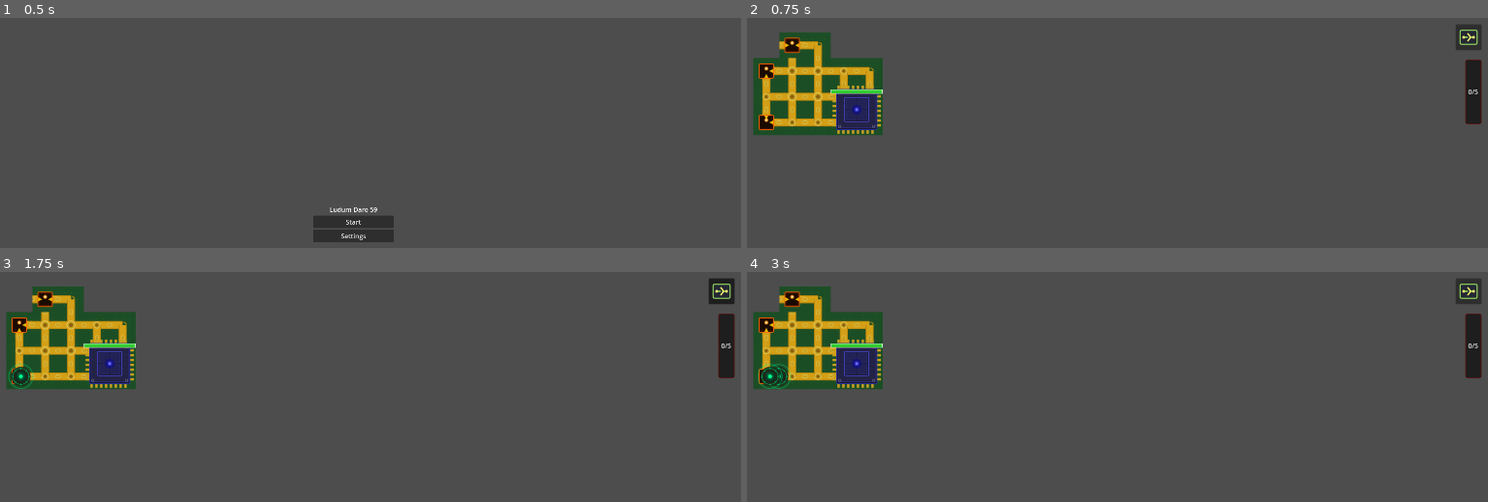
Above: before the commit, frames 1-4 (two rows, left to right).
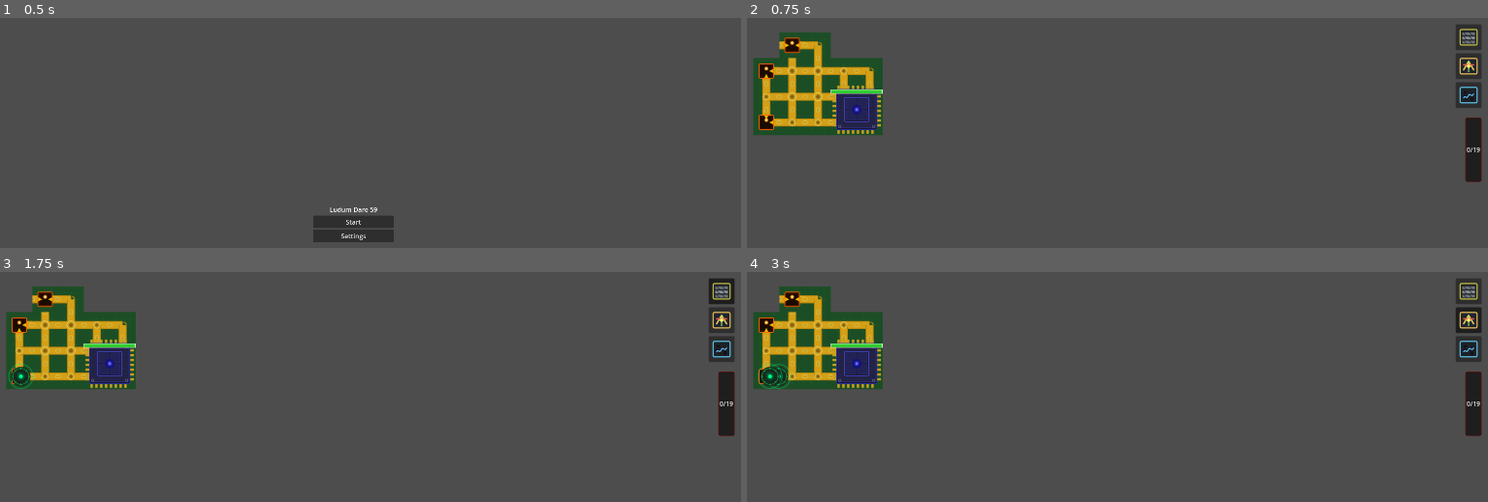
Above: after the commit, the same moments.

Repository: ProfessorLayton322/ldjam_59
Game: Godot game, scene res://scenes/menu.tscn
Same seed, same stepped clock (60 frames per second), same inputs: the game is played once before the commit and once after it.
Inputs (mouse positions are in pixels of both pictures, inside the frame that each line leads up to):
- Up to frame 1 (0.5 s): no input
- Up to frame 2 (0.75 s): click "Start" at 0.5 s
- Up to frame 3 (1.75 s): click (718, 290) at 1.27 s
- Up to frame 4 (3 s): click (1465, 290) at 2.02 s; click (1465, 320) at 2.77 s

Frame 1 is identical in both runs. In frame 2, 1.3% of the frame differs, in the area x 95-100%, y 4-72%; in frame 3, 1.3%; in frame 4, 1.4%.

Commit message:
Special gates initial implementation

Diff:
--- /dev/null
+++ b/ludum-dare-59/assets/textures/gates/ballista_gate.svg
@@ -0,0 +1,8 @@
+<svg xmlns="http://www.w3.org/2000/svg" viewBox="0 0 64 64" width="64" height="64">
+  <rect x="8" y="10" width="48" height="44" rx="4" fill="#1f2530" stroke="#ffcf5a" stroke-width="3"/>
+  <path d="M18 42 L32 18 L46 42" fill="none" stroke="#ffcf5a" stroke-width="4" stroke-linecap="round" stroke-linejoin="round"/>
+  <path d="M18 28 H46" stroke="#e95b4a" stroke-width="4" stroke-linecap="round"/>
+  <path d="M32 18 V48" stroke="#9be564" stroke-width="3" stroke-linecap="round"/>
+  <circle cx="32" cy="32" r="5" fill="#f9f871"/>
+  <text x="32" y="61" font-family="monospace" font-size="7" fill="#ffcf5a" text-anchor="middle">BALL</text>
+</svg>
--- /dev/null
+++ b/ludum-dare-59/assets/textures/gates/barricade.svg
@@ -0,0 +1,8 @@
+<svg xmlns="http://www.w3.org/2000/svg" viewBox="0 0 64 64" width="64" height="64">
+  <rect x="8" y="10" width="48" height="44" rx="4" fill="#20242a" stroke="#d6d44a" stroke-width="3"/>
+  <rect x="14" y="18" width="36" height="8" fill="#6f747b"/>
+  <rect x="14" y="30" width="36" height="8" fill="#8b9199"/>
+  <rect x="14" y="42" width="36" height="8" fill="#6f747b"/>
+  <path d="M18 18 L26 26 M34 18 L42 26 M18 30 L26 38 M34 30 L42 38 M18 42 L26 50 M34 42 L42 50" stroke="#2a2e34" stroke-width="2"/>
+  <text x="32" y="61" font-family="monospace" font-size="7" fill="#d6d44a" text-anchor="middle">BARR</text>
+</svg>
--- a/ludum-dare-59/assets/textures/gates/default_gate.svg
+++ /dev/null
@@ -1,9 +0,0 @@
-<svg xmlns="http://www.w3.org/2000/svg" viewBox="0 0 64 64" width="64" height="64">
-  <rect x="8" y="12" width="48" height="40" rx="4" fill="#242733" stroke="#9be564" stroke-width="3"/>
-  <path d="M18 32 H28" stroke="#9be564" stroke-width="4" stroke-linecap="round"/>
-  <path d="M36 32 H46" stroke="#9be564" stroke-width="4" stroke-linecap="round"/>
-  <path d="M30 22 L38 32 L30 42" fill="none" stroke="#f9f871" stroke-width="4" stroke-linecap="round" stroke-linejoin="round"/>
-  <circle cx="18" cy="32" r="4" fill="#f9f871"/>
-  <circle cx="46" cy="32" r="4" fill="#f9f871"/>
-  <text x="32" y="58" font-family="monospace" font-size="7" fill="#9be564" text-anchor="middle">GATE</text>
-</svg>
--- /dev/null
+++ b/ludum-dare-59/assets/textures/gates/tar_tower.svg
@@ -0,0 +1,8 @@
+<svg xmlns="http://www.w3.org/2000/svg" viewBox="0 0 64 64" width="64" height="64">
+  <rect x="8" y="10" width="48" height="44" rx="4" fill="#1d2226" stroke="#63d3ff" stroke-width="3"/>
+  <path d="M18 40 C22 30 26 46 31 34 C36 22 41 42 46 28" fill="none" stroke="#1c0f24" stroke-width="8" stroke-linecap="round"/>
+  <path d="M18 40 C22 30 26 46 31 34 C36 22 41 42 46 28" fill="none" stroke="#63d3ff" stroke-width="3" stroke-linecap="round"/>
+  <circle cx="22" cy="24" r="4" fill="#111217"/>
+  <circle cx="42" cy="44" r="5" fill="#111217"/>
+  <text x="32" y="61" font-family="monospace" font-size="7" fill="#63d3ff" text-anchor="middle">TAR</text>
+</svg>
--- a/ludum-dare-59/scenes/gates/default_gate.tscn
+++ /dev/null
@@ -1,10 +0,0 @@
-[gd_scene load_steps=3 format=3 uid="uid://defaultgate001"]
-
-[ext_resource type="Script" path="res://scripts/gates/gate.gd" id="1_gate"]
-[ext_resource type="Texture2D" path="res://assets/textures/gates/default_gate.svg" id="2_texture"]
-
-[node name="DefaultGate" type="Node2D"]
-script = ExtResource("1_gate")
-
-[node name="Sprite2D" type="Sprite2D" parent="."]
-texture = ExtResource("2_texture")
--- /dev/null
+++ b/ludum-dare-59/scenes/gates/gate.tscn
@@ -0,0 +1,8 @@
+[gd_scene load_steps=2 format=3 uid="uid://88ipgjhcm785"]
+
+[ext_resource type="Script" path="res://scripts/gates/gate.gd" id="1_gate"]
+
+[node name="Gate" type="Node2D"]
+script = ExtResource("1_gate")
+
+[node name="Sprite2D" type="Sprite2D" parent="."]
--- a/ludum-dare-59/scripts/demo.gd
+++ b/ludum-dare-59/scripts/demo.gd
@@ -1,14 +1,17 @@
 class_name DemoScene
 extends Node2D
 
-const DEFAULT_GATE_SCENE := preload("res://scenes/gates/default_gate.tscn")
-const DEFAULT_GATE_TEXTURE := preload("res://assets/textures/gates/default_gate.svg")
+const GATE_SCENE := preload("res://scenes/gates/gate.tscn")
+const GATE_DEFINITIONS := [
+	preload("res://scripts/resources/gate_def_barricade.tres"),
+	preload("res://scripts/resources/gate_def_ballista.tres"),
+	preload("res://scripts/resources/gate_def_tar.tres"),
+]
 const TRIGGER_INTERVAL := 1.0
 const POSITION_MATCH_EPSILON := 1.0
 const GATE_PLACEMENT_RADIUS := 32.0
 const EXPECTED_SPAWNER_COUNT := 3
-const MAX_TEMPERATURE := 5
-const DEFAULT_GATE_TEMPERATURE_COST := 1
+const MAX_TEMPERATURE := 19
 
 @export var tilemap_path: NodePath = ^"TileMap"
 @export var trigger_timer_path: NodePath = ^"TriggerTimer"
@@ -22,9 +25,9 @@
 var _tiles: Array[BaseTile] = []
 var _tiles_by_node_id: Dictionary = {}
 var _spawn_enemy_manager: SpawnEnemyManager
-var _placing_default_gate := false
+var _selected_gate_definition: Resource
 var _temperature := 0
-var _default_gate_button: Button
+var _gate_buttons: Dictionary = {}
 var _temperature_fill: ColorRect
 var _temperature_label: Label
 var _cpu_hp: int = CPU_HP
@@ -39,7 +42,7 @@
 		get_tree().change_scene_to_file("res://scenes/menu.tscn")
 		return
 
-	if not _placing_default_gate or not event is InputEventMouseButton:
+	if _selected_gate_definition == null or not event is InputEventMouseButton:
 		return
 
 	var mouse_event := event as InputEventMouseButton
@@ -50,7 +53,7 @@
 	if vertex_id == -1:
 		return
 
-	if _place_default_gate(vertex_id):
+	if _place_gate(vertex_id, _selected_gate_definition):
 		_set_gate_placement_enabled(false)
 
 
@@ -67,7 +70,7 @@
 	_configure_spawners(cpu_vertices)
 	_configure_core_gates()
 	_start_trigger_timer()
-	_create_gate_button()
+	_create_gate_buttons()
 
 
 func _build_graph_from_tilemap() -> void:
@@ -266,7 +269,7 @@
 		tile.OnTrigger(self)
 
 
-func _create_gate_button() -> void:
+func _create_gate_buttons() -> void:
 	var ui_layer := CanvasLayer.new()
 	ui_layer.name = "UI"
 	add_child(ui_layer)
@@ -277,23 +280,25 @@
 	root.mouse_filter = Control.MOUSE_FILTER_IGNORE
 	ui_layer.add_child(root)
 
-	var button := Button.new()
-	button.name = "DefaultGateButton"
-	button.icon = DEFAULT_GATE_TEXTURE
-	button.expand_icon = true
-	button.toggle_mode = true
-	button.focus_mode = Control.FOCUS_NONE
-	button.tooltip_text = "Place default gate"
-	button.custom_minimum_size = Vector2(64.0, 64.0)
-	button.anchor_left = 1.0
-	button.anchor_right = 1.0
-	button.offset_left = -80.0
-	button.offset_top = 16.0
-	button.offset_right = -16.0
-	button.offset_bottom = 80.0
-	button.pressed.connect(_on_default_gate_button_pressed)
-	root.add_child(button)
-	_default_gate_button = button
+	for i in GATE_DEFINITIONS.size():
+		var definition: Resource = GATE_DEFINITIONS[i]
+		var button := Button.new()
+		button.name = "%sButton" % definition.id.capitalize().replace(" ", "")
+		button.icon = definition.texture
+		button.expand_icon = true
+		button.toggle_mode = true
+		button.focus_mode = Control.FOCUS_NONE
+		button.tooltip_text = "%s: %d power" % [definition.display_name, definition.power_cost]
+		button.custom_minimum_size = Vector2(64.0, 64.0)
+		button.anchor_left = 1.0
+		button.anchor_right = 1.0
+		button.offset_left = -80.0
+		button.offset_top = 16.0 + float(i) * 72.0
+		button.offset_right = -16.0
+		button.offset_bottom = button.offset_top + 64.0
+		button.pressed.connect(_on_gate_button_pressed.bind(definition, button))
+		root.add_child(button)
+		_gate_buttons[definition.id] = button
 
 	_create_temperature_meter(root)
 	_update_temperature_meter()
@@ -301,14 +306,14 @@
 
 func _create_temperature_meter(root: Control) -> void:
 	var meter := Panel.new()
-	meter.name = "TemperatureMeter"
+	meter.name = "PowerMeter"
 	meter.mouse_filter = Control.MOUSE_FILTER_IGNORE
 	meter.anchor_left = 1.0
 	meter.anchor_right = 1.0
 	meter.offset_left = -56.0
 	meter.offset_right = -16.0
-	meter.offset_top = 104.0
-	meter.offset_bottom = 264.0
+	meter.offset_top = 248.0
+	meter.offset_bottom = 408.0
 
 	var meter_style := StyleBoxFlat.new()
 	meter_style.bg_color = Color(0.08, 0.08, 0.08, 0.82)
@@ -340,7 +345,7 @@
 	_temperature_fill = fill
 
 	var label := Label.new()
-	label.name = "TemperatureLabel"
+	label.name = "PowerLabel"
 	label.horizontal_alignment = HORIZONTAL_ALIGNMENT_CENTER
 	label.vertical_alignment = VERTICAL_ALIGNMENT_CENTER
 	label.mouse_filter = Control.MOUSE_FILTER_IGNORE
@@ -353,14 +358,22 @@
 	_temperature_label = label
 
 
-func _on_default_gate_button_pressed() -> void:
-	_set_gate_placement_enabled(_default_gate_button.button_pressed)
-
-
-func _set_gate_placement_enabled(enabled: bool) -> void:
-	_placing_default_gate = enabled and _can_place_default_gate()
-	if _default_gate_button != null:
-		_default_gate_button.set_pressed_no_signal(_placing_default_gate)
+func _on_gate_button_pressed(definition: Resource, button: Button) -> void:
+	if button.button_pressed:
+		_set_gate_placement_enabled(true, definition)
+	else:
+		_set_gate_placement_enabled(false)
+
+
+func _set_gate_placement_enabled(enabled: bool, definition: Resource = null) -> void:
+	var next_definition: Resource = definition if definition != null else _selected_gate_definition
+	_selected_gate_definition = next_definition if enabled and _can_place_gate(next_definition) else null
+
+	for gate_definition: Resource in GATE_DEFINITIONS:
+		var button := _gate_buttons.get(gate_definition.id) as Button
+		if button == null:
+			continue
+		button.set_pressed_no_signal(_selected_gate_definition == gate_definition)
 
 
 func _get_track_vertex_id_at_global_position(global_position: Vector2) -> int:
@@ -385,8 +398,8 @@
 	return best_vertex_id
 
 
-func _place_default_gate(vertex_id: int) -> bool:
-	if not _can_place_default_gate():
+func _place_gate(vertex_id: int, definition: Resource) -> bool:
+	if not _can_place_gate(definition):
 		_set_gate_placement_enabled(false)
 		return false
 
@@ -397,16 +410,18 @@
 	if not (tile is WireTile):
 		return false
 
-	var gate := DEFAULT_GATE_SCENE.instantiate() as Gate
+	var gate := GATE_SCENE.instantiate() as Gate
+	gate.definition = definition
 	gate.graph = _graph
 	gate.vertex_id = vertex_id
+	gate.destroyed.connect(_on_gate_destroyed)
 	add_child(gate)
-	_change_temperature(DEFAULT_GATE_TEMPERATURE_COST)
+	_change_temperature(definition.power_cost)
 	return true
 
 
-func _can_place_default_gate() -> bool:
-	return _temperature + DEFAULT_GATE_TEMPERATURE_COST <= MAX_TEMPERATURE
+func _can_place_gate(definition: Resource) -> bool:
+	return definition != null and _temperature + definition.power_cost <= MAX_TEMPERATURE
 
 
 func _change_temperature(amount: int) -> void:
@@ -423,11 +438,18 @@
 	if _temperature_label != null:
 		_temperature_label.text = "%d/%d" % [_temperature, MAX_TEMPERATURE]
 
-	if _default_gate_button != null:
-		var can_place := _can_place_default_gate()
-		_default_gate_button.disabled = not can_place
-		if not can_place:
+	for definition: Resource in GATE_DEFINITIONS:
+		var button := _gate_buttons.get(definition.id) as Button
+		if button == null:
+			continue
+		var can_place := _can_place_gate(definition)
+		button.disabled = not can_place
+		if not can_place and _selected_gate_definition == definition:
 			_set_gate_placement_enabled(false)
+
+
+func _on_gate_destroyed(gate: Gate) -> void:
+	_change_temperature(-gate.get_power_cost())
 
 
 func _on_enemy_reached_cpu(damage: int) -> void:
--- a/ludum-dare-59/scripts/enemies/enemy.gd
+++ b/ludum-dare-59/scripts/enemies/enemy.gd
@@ -6,11 +6,14 @@
 @export var current_node_index: int = -1
 @export var move_duration: float = 3.0
 @export var damage: int = 1
+@export var hp: int = 10
 
 var path: Array[int] = []
 
 var _active_tween: Tween
 var _node_id_to_index: Dictionary = {}
+var _slow_extra_seconds_per_tile := 0.0
+var _slow_until_msec := 0
 
 
 func _ready() -> void:
@@ -26,7 +29,9 @@
 	if _has_valid_node_index(current_node_index):
 		position = _get_node_position(current_node_index)
 
-	path = _calculate_path()
+	path = _calculate_path(false)
+	if path.is_empty():
+		path = _calculate_path(true)
 	if path.is_empty():
 		return
 
@@ -43,7 +48,7 @@
 	icon.texture = load("res://assets/textures/enemies/circle_enemy.svg")
 
 
-func _calculate_path() -> Array[int]:
+func _calculate_path(allow_blocking_gate_target: bool) -> Array[int]:
 	_node_id_to_index = _build_node_id_to_index()
 
 	if not _has_valid_node_index(current_node_index):
@@ -71,6 +76,13 @@
 
 			var neighbour_index: int = _node_id_to_index[neighbour_id]
 			if visited.has(neighbour_index):
+				continue
+
+			var blocking_gate := _get_blocking_gate_at_node_id(neighbour_id)
+			if blocking_gate != null:
+				if allow_blocking_gate_target:
+					came_from[neighbour_index] = node_index
+					return _reconstruct_path(came_from, neighbour_index)
 				continue
 
 			visited[neighbour_index] = true
@@ -90,7 +102,6 @@
 	return result
 
 
-
 func _build_node_id_to_index() -> Dictionary:
 	var result := {}
 	if graph == null:
@@ -124,7 +135,7 @@
 
 	var next_node_index := path[1]
 	_active_tween = create_tween()
-	_active_tween.tween_property(self, "position", _get_node_position(next_node_index), move_duration)
+	_active_tween.tween_property(self, "position", _get_node_position(next_node_index), _get_current_move_duration())
 	_active_tween.finished.connect(_on_move_finished.bind(next_node_index), CONNECT_ONE_SHOT)
 
 
@@ -161,3 +172,30 @@
 
 func _has_valid_node_index(node_index: int) -> bool:
 	return graph != null and node_index >= 0 and node_index < graph.nodes.size()
+
+
+func apply_damage(amount: int) -> void:
+	hp -= amount
+	if hp <= 0:
+		queue_free()
+
+
+func apply_slow(extra_seconds_per_tile: float, duration: float) -> void:
+	_slow_extra_seconds_per_tile = maxf(_slow_extra_seconds_per_tile, extra_seconds_per_tile)
+	_slow_until_msec = max(_slow_until_msec, Time.get_ticks_msec() + int(duration * 1000.0))
+
+
+func _get_current_move_duration() -> float:
+	if Time.get_ticks_msec() <= _slow_until_msec:
+		return move_duration + _slow_extra_seconds_per_tile
+
+	_slow_extra_seconds_per_tile = 0.0
+	return move_duration
+
+
+func _get_blocking_gate_at_node_id(node_id: int) -> Gate:
+	var gate := Gate.get_gate(graph, node_id)
+	if gate == null or not gate.blocks_movement():
+		return null
+
+	return gate
--- a/ludum-dare-59/scripts/gates/gate.gd
+++ b/ludum-dare-59/scripts/gates/gate.gd
@@ -1,7 +1,15 @@
 class_name Gate
 extends Node2D
 
+signal destroyed(gate: Gate)
+
 static var _gates_by_graph_vertex: Dictionary = {}
+
+@export var definition: Resource:
+	set(value):
+		definition = value
+		_current_hp = _get_max_hp()
+		_update_icon()
 
 @export var graph: Graph:
 	set(value):
@@ -24,6 +32,8 @@
 		_register_gate()
 
 var _registry_key := ""
+var _current_hp := 1
+var _queued_enemy_hp := 0
 
 
 static func get_gate(target_graph: Graph, target_vertex_id: int) -> Gate:
@@ -41,6 +51,8 @@
 
 func _ready() -> void:
 	_update_position_from_vertex()
+	_current_hp = _get_max_hp()
+	_update_icon()
 
 
 func _enter_tree() -> void:
@@ -52,7 +64,35 @@
 
 
 func on_enter(enemy: Enemy) -> void:
-	print("ENEMY IN CONTACT")
+	if definition == null or enemy == null:
+		return
+
+	if definition.blocks_movement:
+		_queued_enemy_hp += enemy.hp
+		enemy.queue_free()
+		if not definition.indestructible and _queued_enemy_hp > _current_hp:
+			destroyed.emit(self)
+			queue_free()
+		return
+
+	if definition.damage_power > 0:
+		enemy.apply_damage(definition.damage_power)
+		if enemy.is_queued_for_deletion():
+			return
+
+	if definition.slow_extra_seconds_per_tile > 0.0 and definition.slow_duration > 0.0:
+		enemy.apply_slow(definition.slow_extra_seconds_per_tile, definition.slow_duration)
+
+
+func blocks_movement() -> bool:
+	return definition != null and definition.blocks_movement
+
+
+func get_power_cost() -> int:
+	if definition == null:
+		return 0
+
+	return definition.power_cost
 
 
 func _register_gate() -> void:
@@ -94,3 +134,24 @@
 
 static func _get_registry_key(target_graph: Graph, target_vertex_id: int) -> String:
 	return "%d:%d" % [target_graph.get_instance_id(), target_vertex_id]
+
+
+func _get_max_hp() -> int:
+	if definition == null:
+		return 1
+
+	return definition.max_hp
+
+
+func _update_icon() -> void:
+	if not is_inside_tree():
+		return
+
+	var sprite := get_node_or_null("Sprite2D") as Sprite2D
+	if sprite == null:
+		sprite = Sprite2D.new()
+		sprite.name = "Sprite2D"
+		add_child(sprite)
+
+	if definition != null:
+		sprite.texture = definition.texture
--- /dev/null
+++ b/ludum-dare-59/scripts/resources/gate_def_ballista.tres
@@ -0,0 +1,17 @@
+[gd_resource type="Resource" script_class="GateDefinition" load_steps=3 format=3]
+
+[ext_resource type="Script" path="res://scripts/resources/gate_definition.gd" id="1_gate_definition"]
+[ext_resource type="Texture2D" path="res://assets/textures/gates/ballista_gate.svg" id="2_texture"]
+
+[resource]
+script = ExtResource("1_gate_definition")
+id = "ballista"
+display_name = "Ballista Gate"
+texture = ExtResource("2_texture")
+power_cost = 8
+max_hp = 999999
+indestructible = true
+blocks_movement = false
+damage_power = 5
+slow_extra_seconds_per_tile = 0.0
+slow_duration = 0.0
--- /dev/null
+++ b/ludum-dare-59/scripts/resources/gate_def_barricade.tres
@@ -0,0 +1,17 @@
+[gd_resource type="Resource" script_class="GateDefinition" load_steps=3 format=3]
+
+[ext_resource type="Script" path="res://scripts/resources/gate_definition.gd" id="1_gate_definition"]
+[ext_resource type="Texture2D" path="res://assets/textures/gates/barricade.svg" id="2_texture"]
+
+[resource]
+script = ExtResource("1_gate_definition")
+id = "barricade"
+display_name = "Barricade"
+texture = ExtResource("2_texture")
+power_cost = 3
+max_hp = 16
+indestructible = false
+blocks_movement = true
+damage_power = 0
+slow_extra_seconds_per_tile = 0.0
+slow_duration = 0.0
--- /dev/null
+++ b/ludum-dare-59/scripts/resources/gate_def_tar.tres
@@ -0,0 +1,17 @@
+[gd_resource type="Resource" script_class="GateDefinition" load_steps=3 format=3]
+
+[ext_resource type="Script" path="res://scripts/resources/gate_definition.gd" id="1_gate_definition"]
+[ext_resource type="Texture2D" path="res://assets/textures/gates/tar_tower.svg" id="2_texture"]
+
+[resource]
+script = ExtResource("1_gate_definition")
+id = "tar"
+display_name = "Tar Tower"
+texture = ExtResource("2_texture")
+power_cost = 5
+max_hp = 999999
+indestructible = true
+blocks_movement = false
+damage_power = 0
+slow_extra_seconds_per_tile = 0.5
+slow_duration = 3.0
--- /dev/null
+++ b/ludum-dare-59/scripts/resources/gate_definition.gd
@@ -0,0 +1,13 @@
+class_name GateDefinition
+extends Resource
+
+@export var id := ""
+@export var display_name := ""
+@export var texture: Texture2D
+@export var power_cost := 1
+@export var max_hp := 1
+@export var indestructible := false
+@export var blocks_movement := false
+@export var damage_power := 0
+@export var slow_extra_seconds_per_tile := 0.0
+@export var slow_duration := 0.0
Not shown, added: ludum-dare-59/assets/textures/gates/ballista_gate.svg.import
Not shown, added: ludum-dare-59/assets/textures/gates/barricade.svg.import
Not shown, changed: ludum-dare-59/assets/textures/gates/tar_tower.svg.import
Not shown, added: ludum-dare-59/scripts/resources/gate_definition.gd.uid
